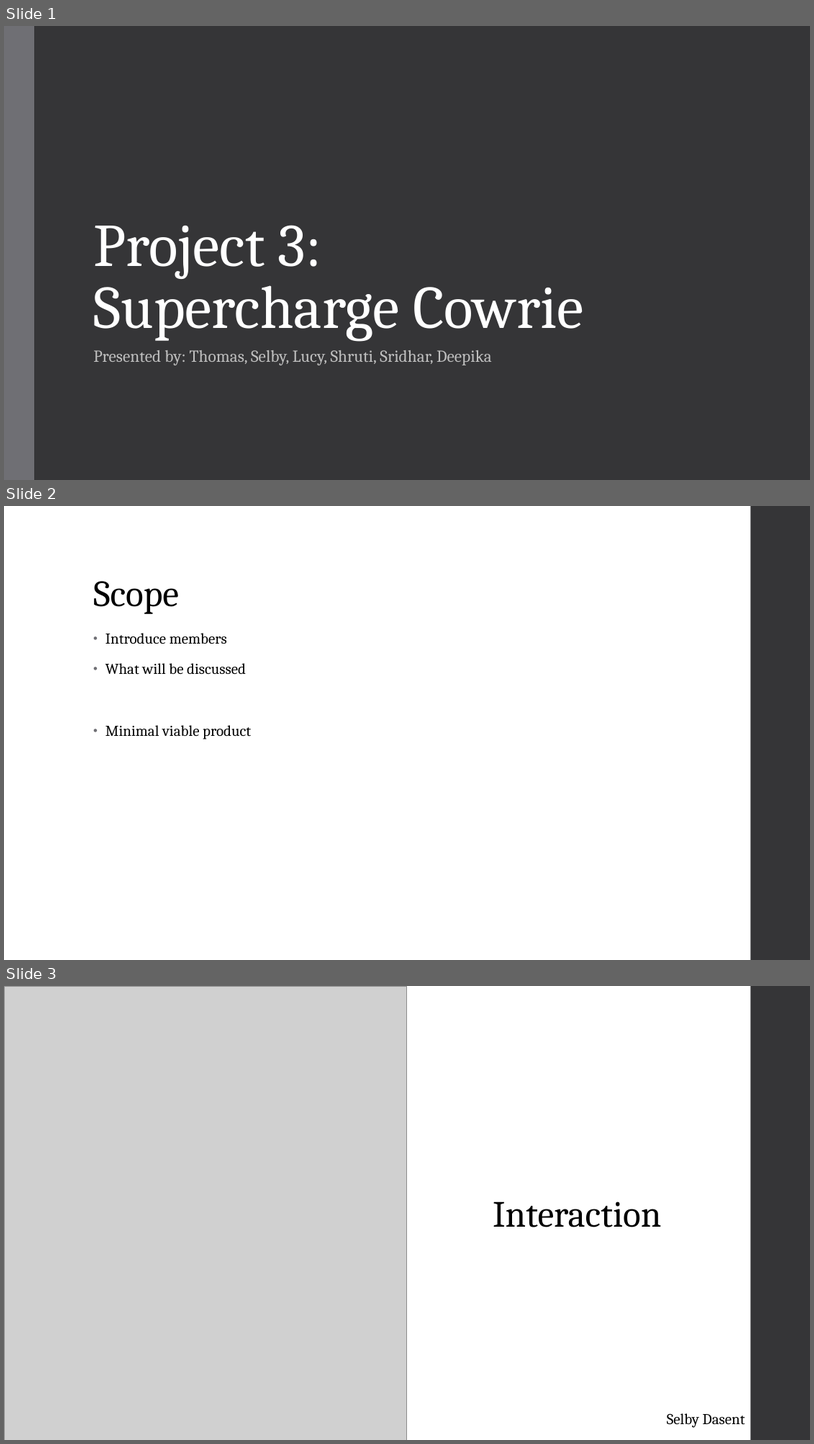
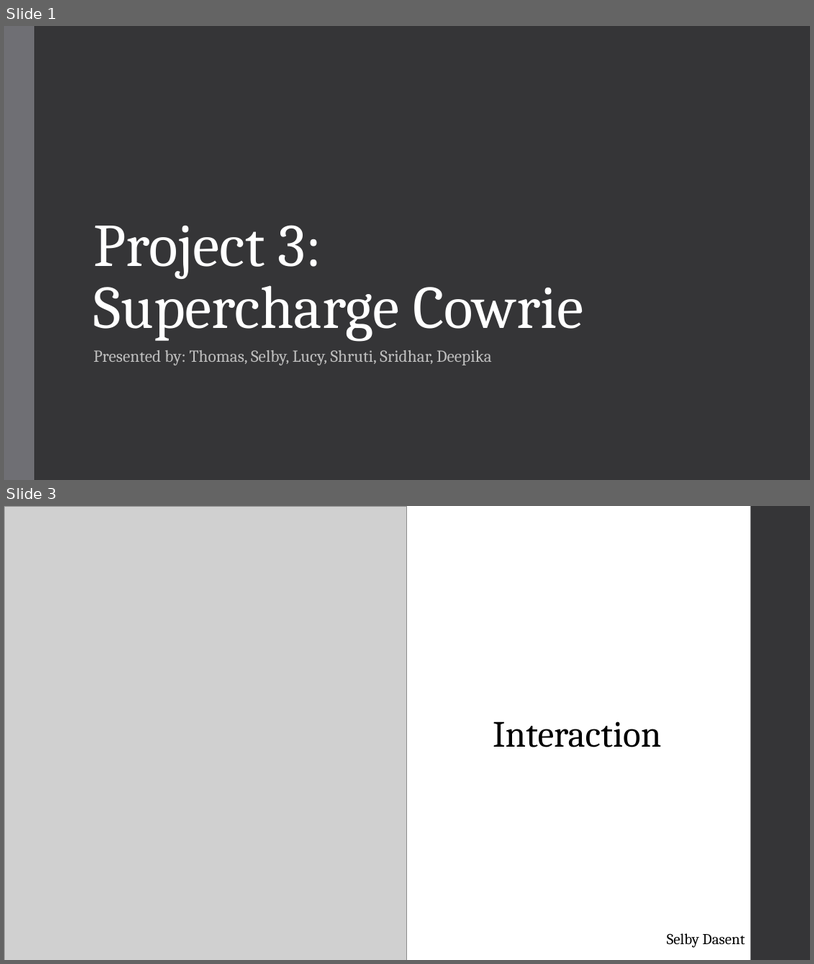
Before and after one commit to venksrid001/cowrie, a slide deck: Presentation.ppt. Shown one above the other, each under a label of ours: slides 1, 2 and 3 before the commit, slides 1 and 3 after it; the slides between them are not shown. The pictures are 814x1444 and 814x964 pixels, drawn with LibreOffice and Linux fonts; fonts in the diff are those of the drawing; grey boxes stand for pictures. Boxes give left, top, right and bottom in pixels: in the first picture for what was removed or moved away, otherwise in the second. Text is boxed around its words. In the diff, an @@ line names an element or a change of style, - is before the commit and + after.

Commit message:
Updated Presentation (Scope slide)

```diff
--- a/Presentation.ppt
+++ b/Presentation.ppt
@@ slide 2 removed at (4,506,810,960), background #FFFFFF; not listed: 1 template element that a slide beside it also shows @@
@@ title removed at (93,581,179,614) @@
-Scope
@@ text removed at (106,633,251,739) @@
-• Introduce members
-• What will be discussed
-• Minimal viable product
```
Also in this commit, not shown: 1 slide added.
